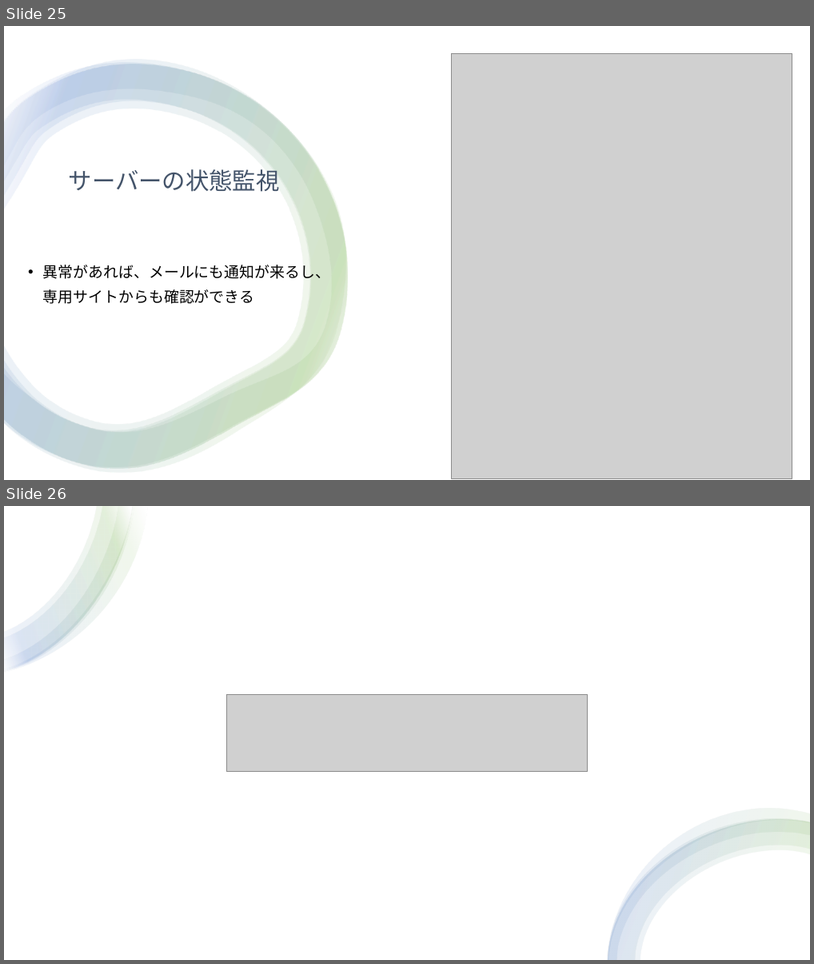
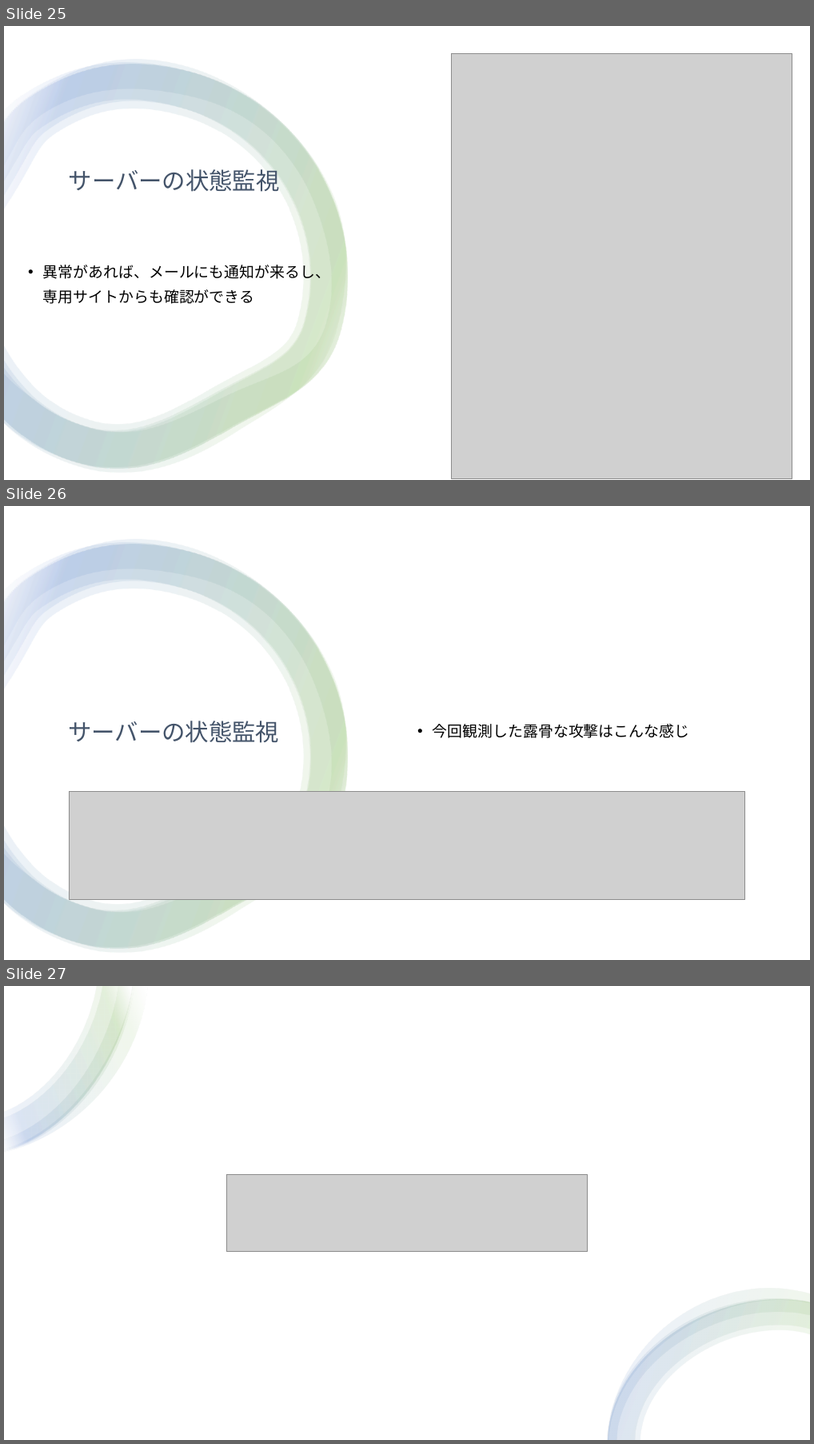
Before and after one commit to ulabeler/assets, a slide deck: documents/バックエンド.pptx. Shown one above the other, each under a label of ours: slides 25 and 26 before the commit, slides 25, 26 and 27 after it. The pictures are 814x964 and 814x1444 pixels, drawn with LibreOffice and Linux fonts; fonts in the diff are those of the drawing; grey boxes stand for pictures. Boxes give left, top, right and bottom in pixels: in the first picture for what was removed or moved away, otherwise in the second. Text is boxed around its words. In the diff, an @@ line names an element or a change of style, - is before the commit and + after.

Commit message:
ドキュメント更新

```diff
--- a/documents/バックエンド.pptx
+++ b/documents/バックエンド.pptx
@@ slide 26 added at (4,506,810,960), background #FFFFFF @@
@@ rectangle added at (4,506,810,960), fill #FFFFFF @@
@@ group added at (4,540,348,952): 4 freeform shapes @@
@@ title added at (68,720,279,743), 28 pt, text #44546A @@
+サーバーの状態監視
@@ text added at (433,724,690,738), 18 pt, text #000000 @@
+• 今回観測した露骨な攻撃はこんな感じ
@@ picture added at (70,791,746,900) @@
@@ what was slide 26 is now slide 27 @@
```
